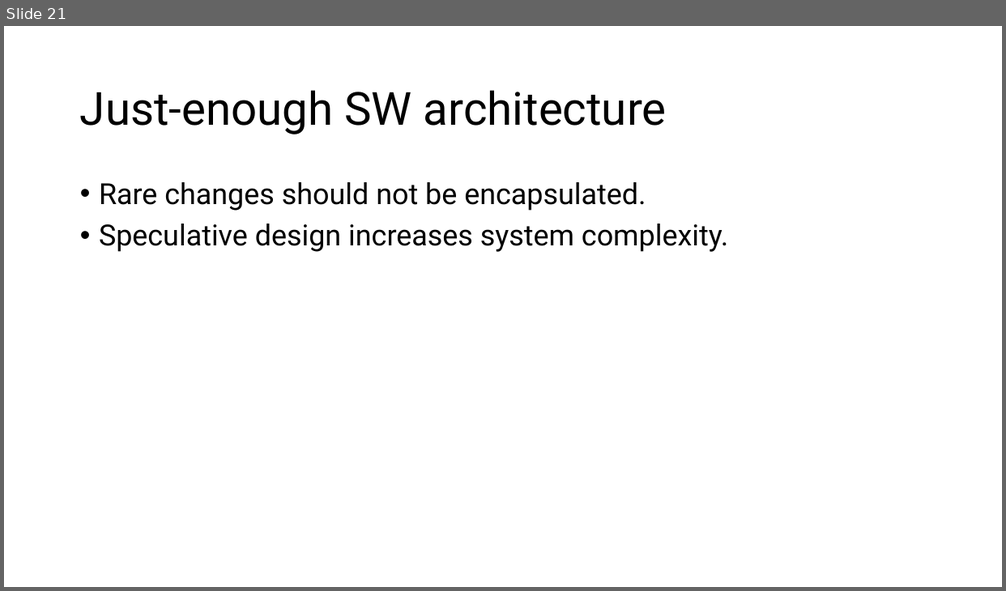
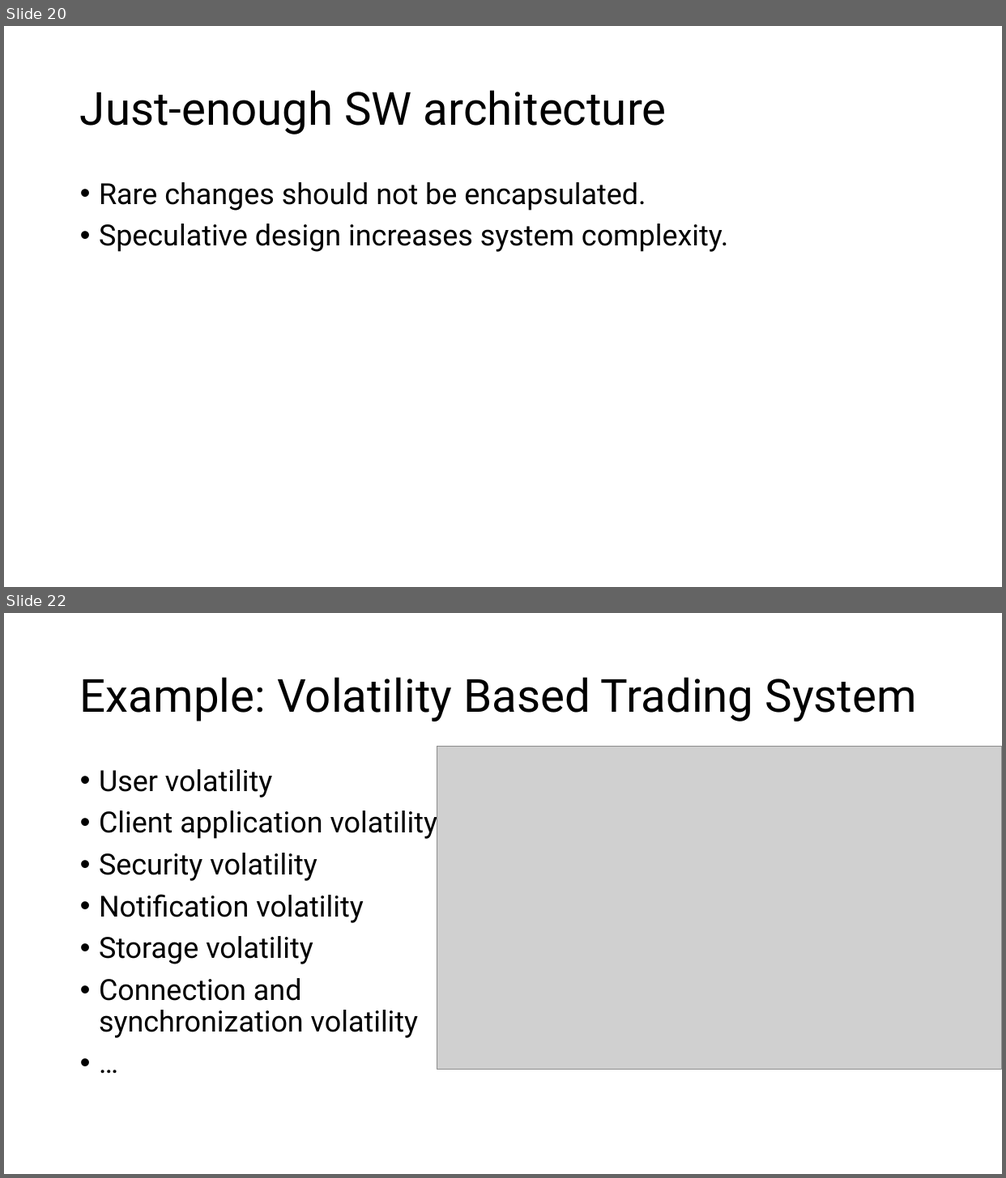
Before and after one commit to aregm/system-design-course, a slide deck: docs/Lecture 3.pptx. Shown one above the other, each under a label of ours: slide 21 before the commit, slides 20 and 22 after it; the slides between them are not shown. The pictures are 1006x591 and 1006x1178 pixels, drawn with LibreOffice and Linux fonts; fonts in the diff are those of the drawing; grey boxes stand for pictures. Boxes give left, top, right and bottom in pixels: in the first picture for what was removed or moved away, otherwise in the second. Text is boxed around its words. In the diff, an @@ line names an element or a change of style, - is before the commit and + after.

```diff
--- a/docs/Lecture 3.pptx
+++ b/docs/Lecture 3.pptx
@@ slide 22 added at box(4, 613, 1002, 1174), background #FFFFFF @@
@@ title added at box(80, 677, 917, 722), 44 pt, text #000000 @@
+Example: Volatility Based Trading System
@@ picture added at box(437, 747, 1002, 1070) @@
@@ text added at box(99, 769, 438, 1038), 28 pt, text #000000 @@
+• User volatility
+• Client application volatility
+• Security volatility
+• Notification volatility
+• Storage volatility
+• Connection and synchronization volatility
+• …
@@ what was slide 21 is now slide 20 @@
```
Also in this commit, not shown: 3 other slides added, 1 slide removed.
